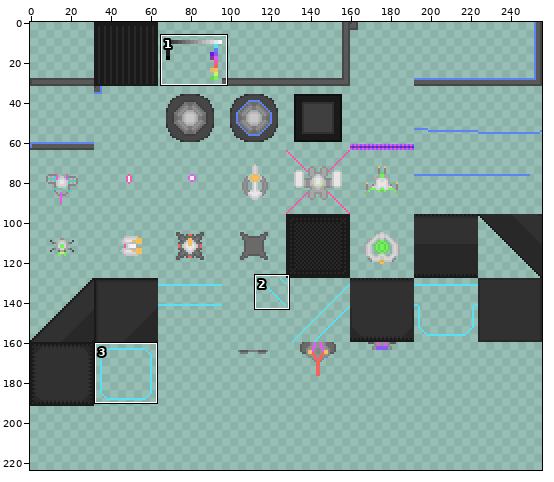
Two states of a sprite sheet, Assets/Graphics/ConceptArts.png. The picture above shows the old version from afar; the outline marks the close-up.
Close-up. Before:
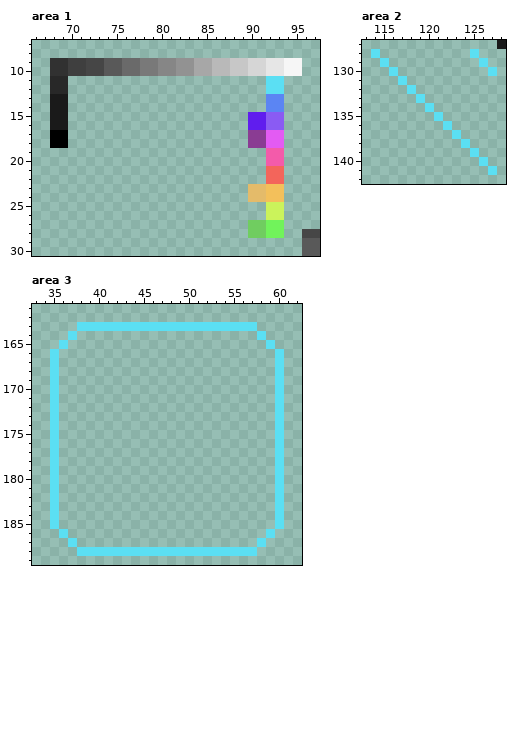
The file is 256x192 pixels. Pixels under 10% opacity are left out. Colours within 5 levels of each other are drawn and written as one. Shown: area 1: x 66..97, y 7..30; area 2: x 113..128, y 127..142; area 3: x 33..62, y 161..189. The old version is drawn lined up with the new one, on the new canvas. The commit also changed other parts of the picture, which this record leaves out.
Once edited:
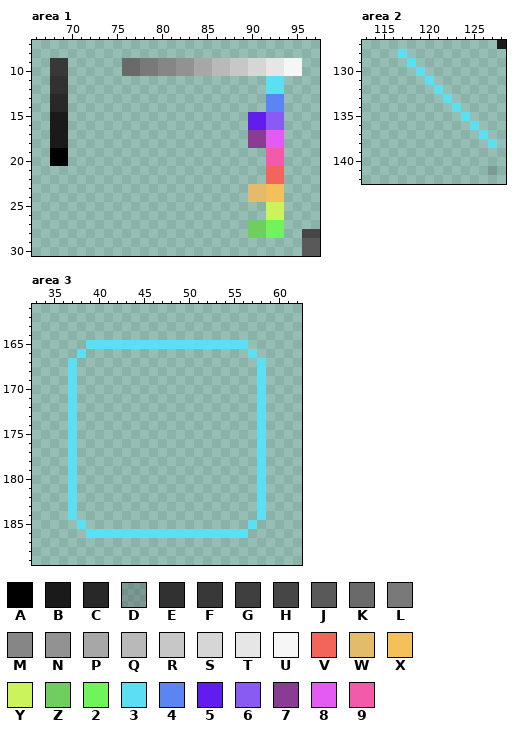
Palette (. is transparent): A #000000  B #1a1a1a  C #282828  D #30303040  E #313131  F #383838  G #3f3f3f  H #464646  J #595959  K #6a6a6a  L #797979  M #868686  N #929292  P #a7a7a7  Q #b9b9b9  R #c7c7c7  S #d6d6d6  T #e6e6e6  U #f6f6f6  V #f3655b  W #e4bb6a  X #f3c05b  Y #cbf35b  Z #70cd60  2 #71f35b  3 #5bdff3  4 #5b85f3  5 #601dee  6 #8a5bf3  7 #8a3c93  8 #e35bf3  9 #f35baa
What changed:
canvas 256x192 -> 256x224
Area 1:
The author put colour A in rows 19 to 20 at x 68 to 69.
Colour A becomes colour B in rows 17 to 18 at x 68 to 69.
Colour B becomes colour C in rows 13 to 14 at x 68 to 69.
Colour C becomes colour E in rows 11 to 12 at x 68 to 69.
Colour E becomes colour F in rows 9 to 10 at x 68 to 69.
The edit erases colour G in rows 9 to 10 at x 70 to 71.
The edit erases colour H in rows 9 to 10 at x 72 to 73.
The edit erases colour J in rows 9 to 10 at x 74 to 75.
Area 2:
The author put colour 3 in row 128 at x 117; in row 129 at x 118; in row 130 at x 119; in row 131 at x 120; in row 132 at x 121; in row 133 at x 122.
The author put colour 3 in row 134 at x 123; in row 135 at x 124; in row 136 at x 125; in row 137 at x 126; in row 138 at x 127.
Colour 3 becomes colour D in row 141 at x 127.
The edit erases colour 3 in row 128 at x 114 and 125; in row 129 at x 115 and 126; in row 130 at x 116 and 127; in row 131 at x 117; in row 132 at x 118; in row 133 at x 119.
The edit erases colour 3 in row 134 at x 120; in row 135 at x 121; in row 136 at x 122; in row 137 at x 123; in row 138 at x 124; in row 139 at x 125.
The edit erases colour 3 in row 140 at x 126.
Area 3:
The author put colour 3 in row 165 at x 39 to 56; in row 166 at x 38 and 57; in rows 167 to 184 at x 37 and 58; in row 185 at x 38 and 57; in row 186 at x 39 to 56.
The edit erases colour 3 in row 163 at x 38 to 57; in row 164 at x 37 and 58; in row 165 at x 36 and 59; in rows 166 to 185 at x 35 and 60; in row 186 at x 36 and 59; in row 187 at x 37 and 58.
The edit erases colour 3 in row 188 at x 38 to 57.
